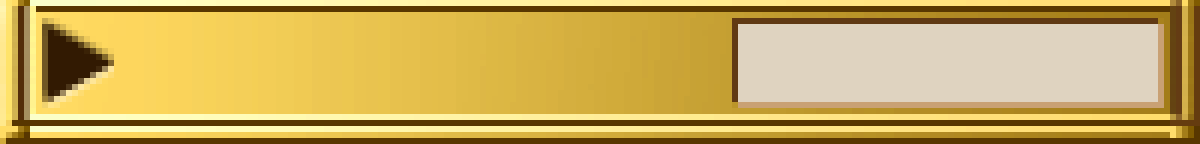
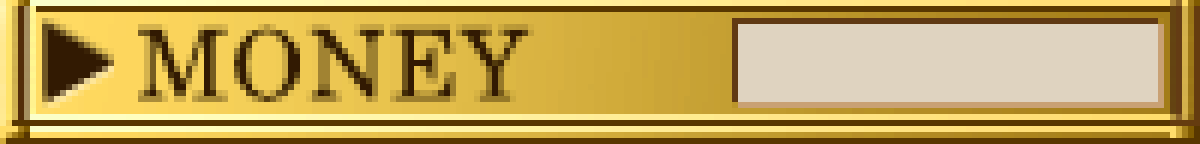
Layers edited between the first and the second 1200×144 image:
added layer "MONEY" above "Layer 2" over [138, 24, 534, 102]
